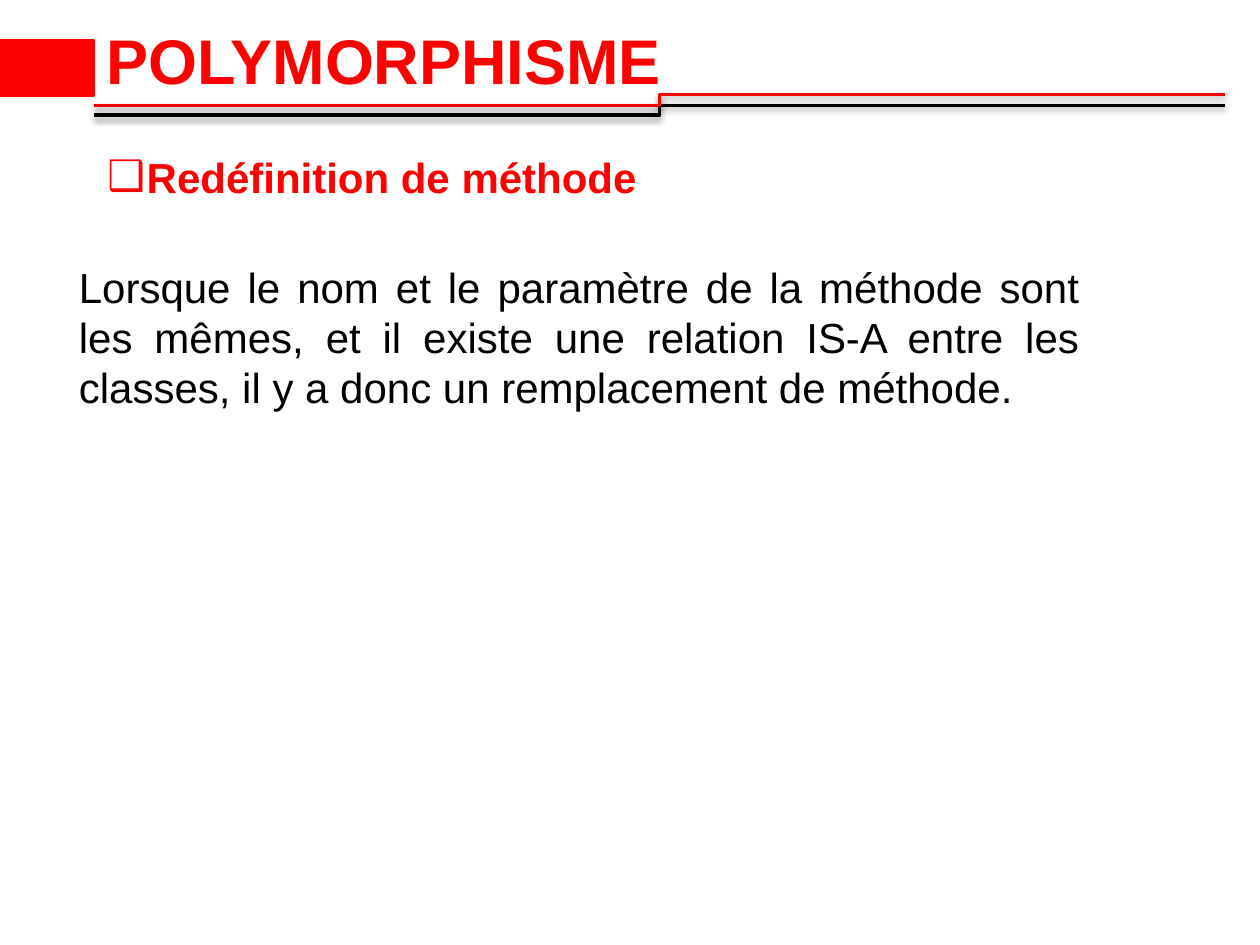
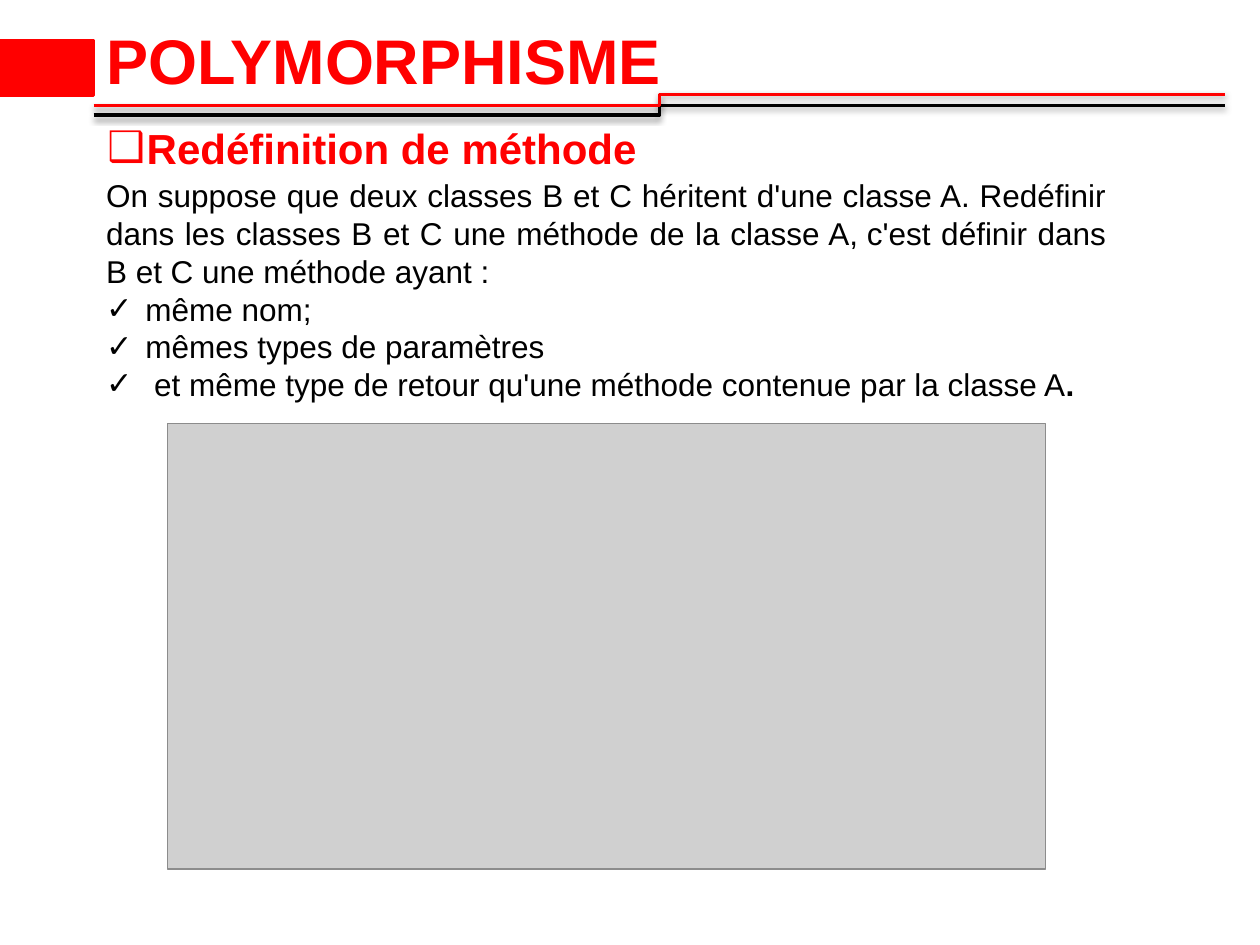
Before and after one commit to 2losky/Poo_Java, a slide deck: slide 45 of java-oop dernier 10.pptx (slide 42 before the commit). Drawn at 1260x945 pixels with LibreOffice and Linux fonts; fonts in the diff are those of the drawing; grey boxes stand for pictures; background and template pictures are left out. Boxes give left, top, right and bottom in pixels: in the first picture for what was removed or moved away, otherwise in the second. Text is boxed around its words. In the diff, an @@ line names an element or a change of style, - is before the commit and + after.

```diff
--- a/java-oop dernier 10.pptx
+++ b/java-oop dernier 10.pptx
@@ text "Redéfinition de méthode": place and size @@
-text "Redéfinition de méthode" at bbox=[147, 162, 637, 194]
+text "Redéfinition de méthode" at bbox=[147, 133, 637, 165]
@@ text at bbox=[106, 183, 1106, 402]: text changed; size 24 to 18 pt @@
-Lorsque le nom et le paramètre de la méthode sont les mêmes, et il existe une relation IS-A entre les classes, il y a donc un remplacement de méthode.
+On suppose que deux classes B et C héritent d'une classe A. Redéfinir dans les classes B et C une méthode de la classe A, c'est définir dans B et C une méthode ayant :
+✓ même nom;
+✓ mêmes types de paramètres
+✓ et même type de retour qu'une méthode contenue par la classe A.
@@ picture added at bbox=[168, 423, 1046, 869] @@
```
Also in this commit, not shown: 9 other slides changed, 4 slides added.
